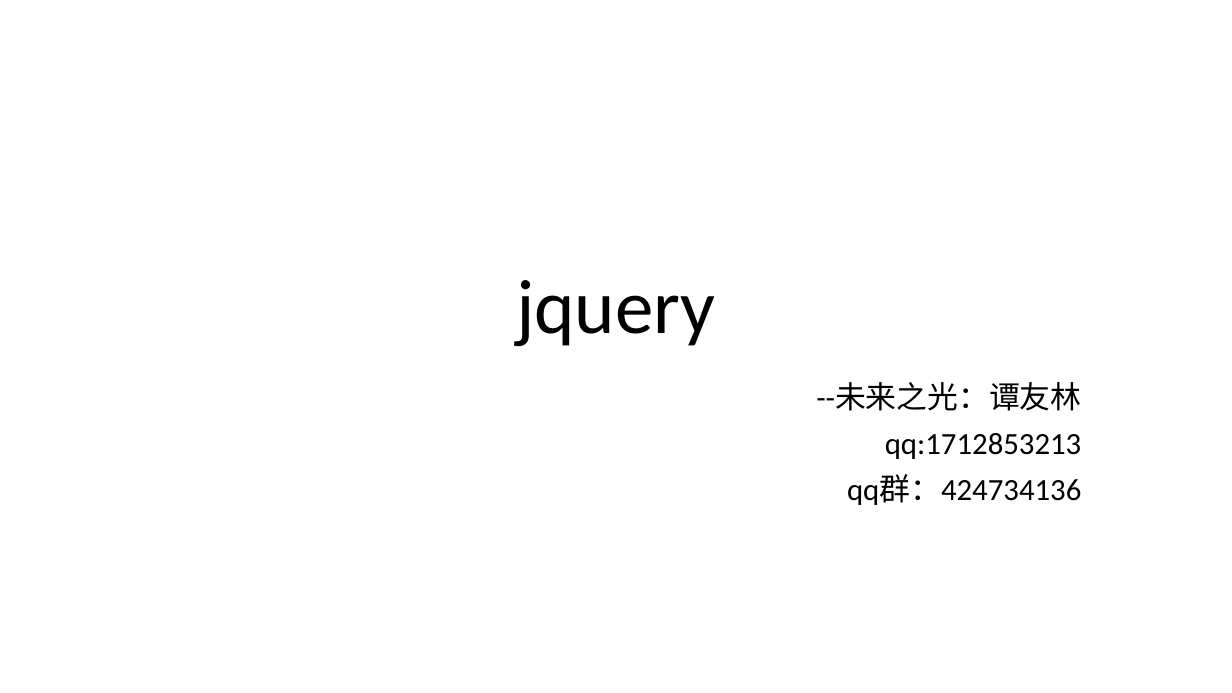
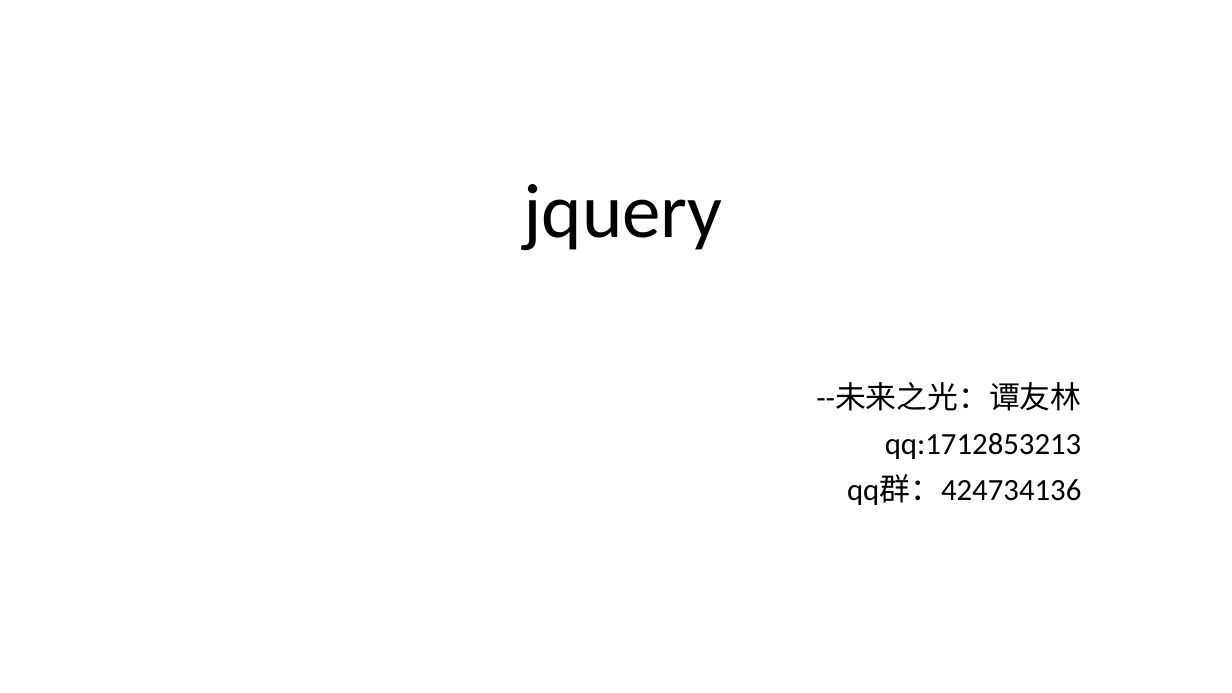
Before and after one commit to coderLynn/lecture, a slide deck: slide 1 of 课程/高级/js+jquery.pptx. Drawn at 1232x693 pixels with LibreOffice and Linux fonts; fonts in the diff are those of the drawing. Boxes give left, top, right and bottom in pixels: in the first picture for what was removed or moved away, otherwise in the second. Text is boxed around its words. In the diff, an @@ line names an element or a change of style, - is before the commit and + after.

```diff
--- a/课程/高级/js+jquery.pptx
+++ b/课程/高级/js+jquery.pptx
@@ title "jquery": place and size @@
-title "jquery" at (516, 280, 716, 347)
+title "jquery" at (523, 184, 723, 251)
```
Also in this commit, not shown: 5 other files.
